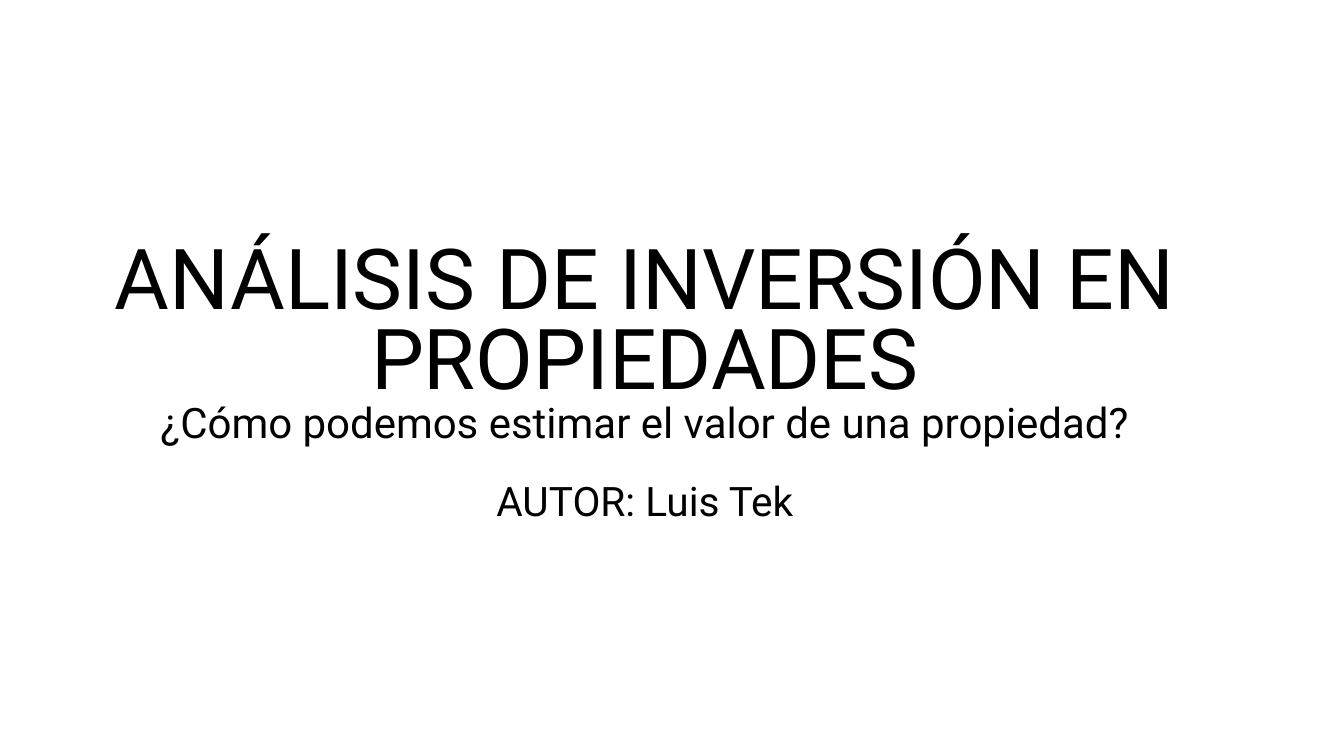
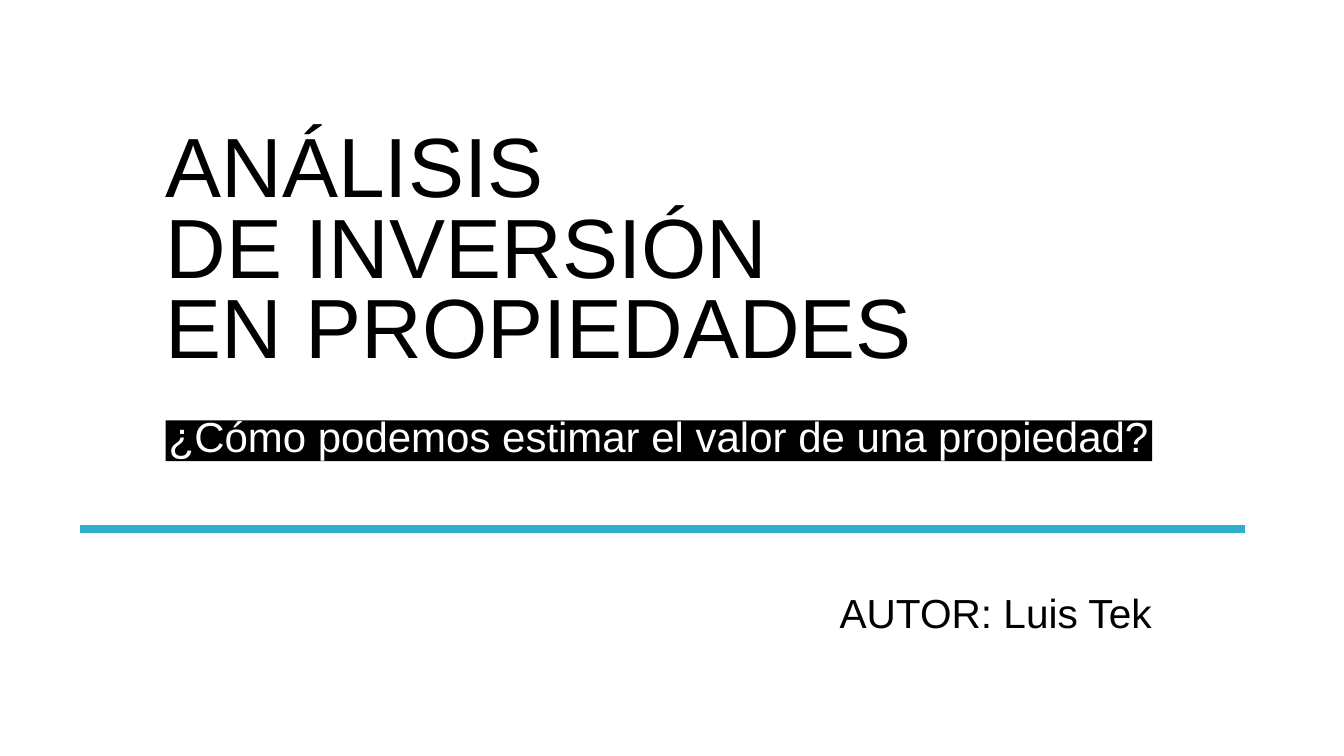
Before and after one commit to tekluis/CoderHouse, a slide deck: slide 1 of 11-PRESENTACION_TEK.pptx. Drawn at 1344x756 pixels with LibreOffice and Linux fonts; fonts in the diff are those of the drawing. Boxes give left, top, right and bottom in pixels: in the first picture for what was removed or moved away, otherwise in the second. Text is boxed around its words. In the diff, an @@ line names an element or a change of style, - is before the commit and + after.

```diff
--- a/11-PRESENTACION_TEK.pptx
+++ b/11-PRESENTACION_TEK.pptx
@@ text at [166,131,912,359]: text changed; size 30 to 60 pt; font Roboto to Arial @@
-ANÁLISIS DE INVERSIÓN EN PROPIEDADES
-¿Cómo podemos estimar el valor de una propiedad?
-AUTOR: Luis Tek
+ANÁLISIS
+DE INVERSIÓN
+EN PROPIEDADES
@@ rectangle added at [165,420,1152,461], fill #000000, 30 pt, text #FFFFFF @@
+¿Cómo podemos estimar el valor de una propiedad?
@@ line added from (81, 529) to (1246, 529), #31ADCD 6 pt @@
@@ text added at [840,598,1151,629], 29 pt, text #000000 @@
+AUTOR: Luis Tek
```
Also in this commit, not shown: 11 other slides changed, 1 slide added, 1 slide removed, 4 other files.
